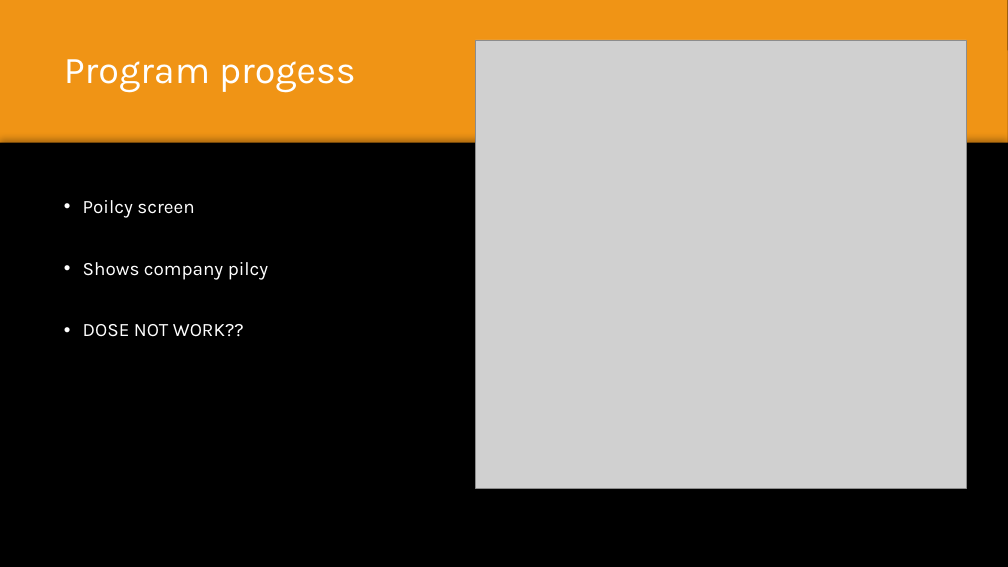
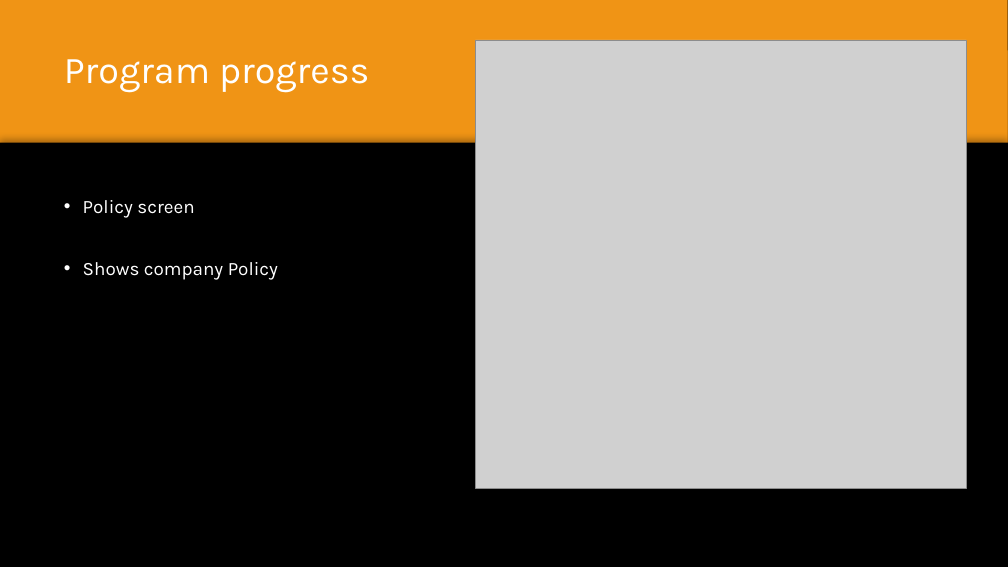
Before and after one commit to denizarikoglu/Repository, a slide deck: slide 3 of Files/Finle prgress, Team 1 Group 6.pptx. Drawn at 1008x567 pixels with LibreOffice and Linux fonts; fonts in the diff are those of the drawing; grey boxes stand for pictures; background and template pictures are left out. Boxes give left, top, right and bottom in pixels: in the first picture for what was removed or moved away, otherwise in the second. Text is boxed around its words. In the diff, an @@ line names an element or a change of style, - is before the commit and + after.

Commit message:
Spelling Mistakes Fixed

```diff
--- a/Files/Finle prgress, Team 1 Group 6.pptx
+++ b/Files/Finle prgress, Team 1 Group 6.pptx
@@ title at [64,59,369,93]: text changed @@
-Program progess
+Program progress
@@ text at [83,200,278,280]: text changed @@
-• Poilcy screen
-• Shows company pilcy
-• DOSE NOT WORK??
+• Policy screen
+• Shows company Policy
```
Also in this commit, not shown: 5 other slides changed.
